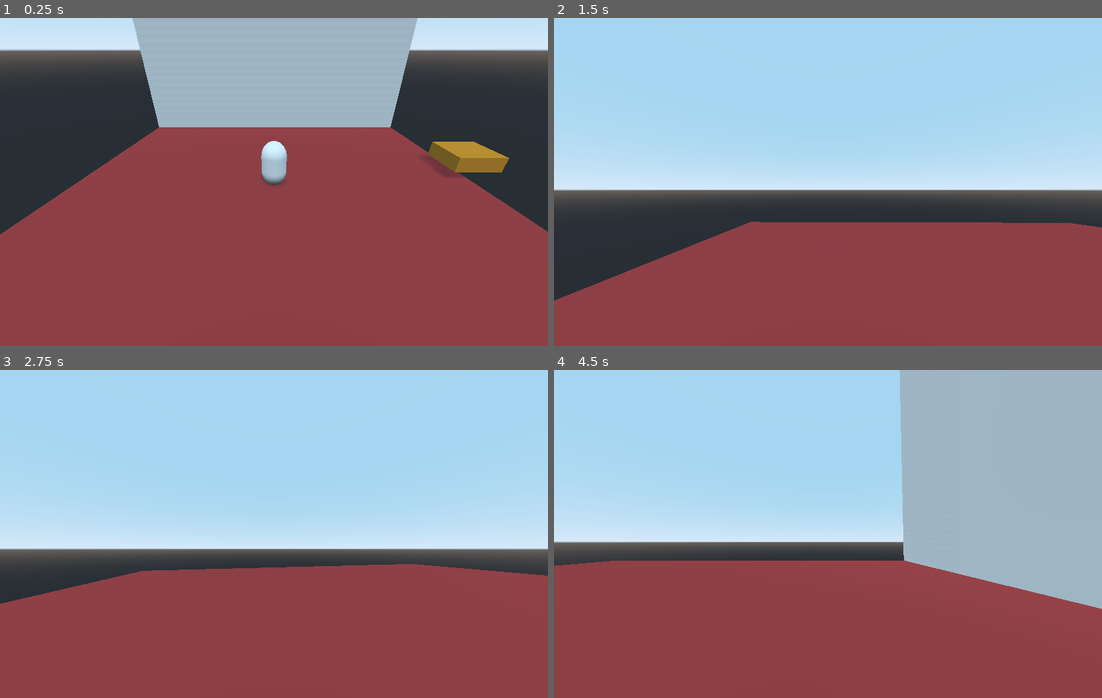
Above: before the commit, frames 1-4 (two rows, left to right).
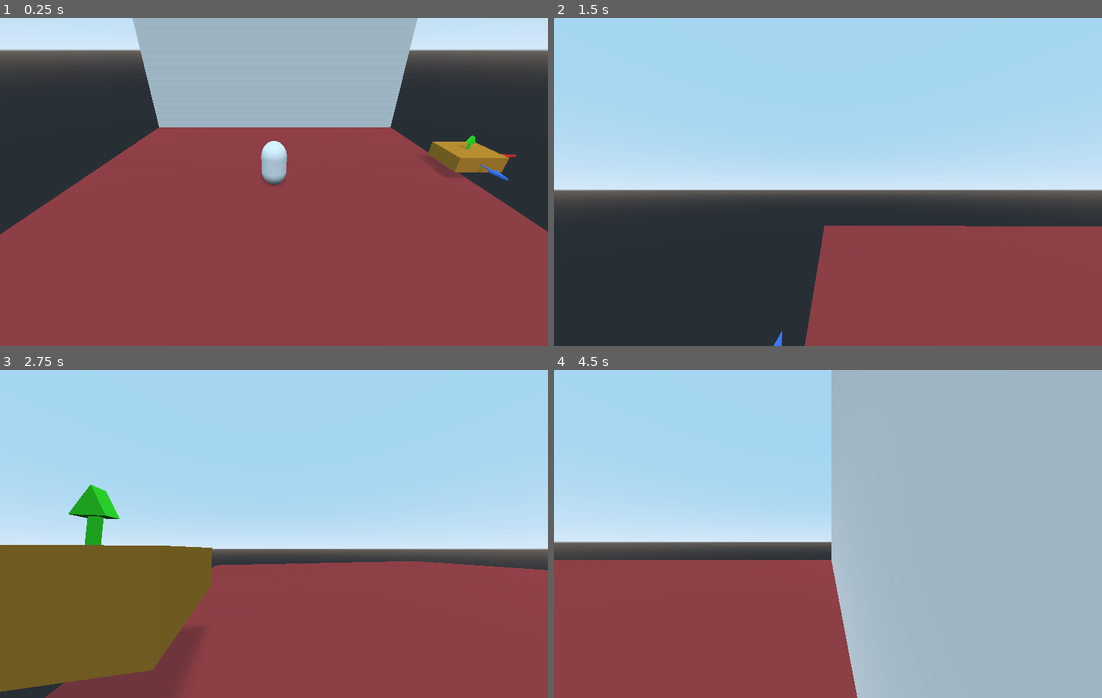
Above: after the commit, the same moments.

Repository: Carbine28/Game-to-Teach-3D-Transformation
Game: Godot game, scene res://main.tscn
Two runs of this game, one before a commit and one after it. Both use one fixed random seed, a clock stepped at 60 frames per second and the inputs below.
Inputs (mouse positions are in pixels of both pictures, inside the frame that each line leads up to):
- Up to frame 1 (0.25 s): no input
- Up to frame 2 (1.5 s): move the mouse to (948, 165) at 0.52 s; hold D (move_right) 0.53-1.28 s; click (948, 165) at 0.6 s; tap Space (jump) at 0.77 s; move the mouse to (718, 198) at 1.27 s; hold S (move_backward) from 1.28 s (still down); tap Tab (switch_camera) at 1.35 s
- Up to frame 3 (2.75 s): tap Space (jump) at 1.52 s; move the mouse to (284, 527) at 2.02 s; release S (move_backward) at 2.03 s; hold W (move_forward) from 2.03 s (still down); click (284, 527) at 2.1 s
- Up to frame 4 (4.5 s): move the mouse to (822, 540) at 2.77 s; tap Tab (switch_camera) at 2.85, 4.35 s; tap Space (jump) at 3.02, 3.77 s; move the mouse to (992, 583) at 3.52 s; release W (move_forward) at 3.53 s; hold A (move_left) from 3.53 s (still down); click (992, 583) at 3.6 s; move the mouse to (663, 484) at 4.27 s

The runs differ from the first frame. In frame 1, 0.1% of the frame differs, in the area x 84-95%, y 35-50%; in frame 2, 14%; in frame 3, 18%; in frame 4, 25%, in the area x 0-100%, y 0-100%.
Error after the commit: Parse Error: Expected block in pattern branch (res://transformable_Objects/object.gd:42)

Commit message:
test branch

Diff:
--- a/Base/GUI/transformableUI/TransformBlock_Modifiable.gd
+++ b/Base/GUI/transformableUI/TransformBlock_Modifiable.gd
@@ -1,11 +1,6 @@
 extends ColorRect
 class_name TransformBlockMod
 
-enum BlockType {
-	TRANSLATE,
-	ROTATE,
-	SCALE
-}
 
 onready var _name = $Padding/vDisplayContainer/blockName
 export var id: int
--- a/Base/GUI/transformableUI/TransformableGUI.gd
+++ b/Base/GUI/transformableUI/TransformableGUI.gd
@@ -33,19 +33,18 @@
 
 func _on_TransformableGUI_visibility_changed():
 	_resetGUI()
-	if selectedObject:
-		selectedObject._gizmo.visible = not selectedObject._gizmo.visible
 
 func _resetGUI():
+	# Remove all block in draw area
 	for child in _drawAreaContainer.get_children():
-		child.queue_free() # Remove all block in draw area
-		#emit_signal("drawArea_Cleared")
-	blockStack.clear()
+		child.queue_free()
+	blockStack.clear() # Clear Stack
+
 	if selectedObject:
 		if visible:
+			selectedObject._gizmo.visible = true
+		else:
 			selectedObject._gizmo.visible = false
-		else:
-			selectedObject._gizmo.visible = true
 
 # Push blocks into stack
 func _on_DrawColumn_child_entered_tree(node):
--- a/Base/World.gd
+++ b/Base/World.gd
@@ -13,6 +13,7 @@
 		if $Level_GUI/TransformableGUI.visible:
 			$Level_GUI/TransformableGUI.visible = false
 		else:
-			get_tree().quit()
+			get_tree().quit() # Exit game
+
 	if Input.is_action_just_pressed("debug_button"):
 		pass
--- a/Base/characters/player/Player.gd
+++ b/Base/characters/player/Player.gd
@@ -6,7 +6,7 @@
 onready var interaction = $Camera/firstPerson/RayCast
 var picked_Object
 
-export var speed = 10
+export var speed = 20
 export var acceleration = 10
 export var jump = 8
 export var gravity = 18.2
@@ -49,10 +49,10 @@
 	_jump(delta) # Check for jump inputs
 	# Finally move player
 
-	velocity = move_and_slide_with_snap(velocity, snap_vector, Vector3.UP, true,1, 0.785398, false)
-
+	velocity = move_and_slide_with_snap(velocity, snap_vector, Vector3.UP, true,1, 0.785398, true)
 func _jump(delta):
 	# Coyote time based jumps
+
 	if is_on_floor():
 		coyoteTimeCounter = coyoteTime
 	else:
--- a/Base/levels/level_default.tscn
+++ b/Base/levels/level_default.tscn
@@ -69,7 +69,6 @@
 [node name="object_Transformable" parent="." instance=ExtResource( 3 )]
 transform = Transform( 3.12765, 0, 0, 0, 1.25409, 0, 0, 0, 3.04029, 15.0984, 1.3905, -2.22206 )
 mode = 3
-speed = 3
 
 [connection signal="camera_toggled" from="." to="Player" method="_on_level_test_camera_toggled"]
 [connection signal="body_entered" from="OutofBoundsFloor" to="." method="_on_OutofBoundsFloor_body_entered"]
--- a/Base/transformable_Objects/object.gd
+++ b/Base/transformable_Objects/object.gd
@@ -1,4 +1,11 @@
 extends RigidBody
+
+enum ObjectState{
+	TRANSLATION,
+	ROTATION,
+	SCALE,
+	PASSIVE
+}
 
 onready var _gizmo = $gizmo
 # Position Variables
@@ -6,9 +13,12 @@
 export var currentPosition = Vector3.ZERO
 export var nextPosition = Vector3.ZERO
 # Object Movement Variables
-export var speed = 2
+export var translationSpeed = 2
+export var rotationalSpeed = 2
+var objectState
+
 var direction
-var old_parent
+
 
 func _ready():
 	_gizmo.visible = false
@@ -17,11 +27,21 @@
 	nextPosition = currentPosition
 	add_to_group("TRANSFORMABLE")
 	mode = MODE_KINEMATIC
+	objectState = ObjectState.PASSIVE
 
 func _physics_process(delta):
-	if (currentPosition - nextPosition).length() > 0.1:
-		direction = (nextPosition - currentPosition).normalized()
-		global_translation += (direction)  * delta * speed
+	match objectState:
+		ObjectState.TRANSLATION:
+			if (currentPosition - nextPosition).length() > 0.1:
+				direction = (nextPosition - currentPosition).normalized()
+				global_translation += (direction)  * delta * translationSpeed
+			else:
+				objectState = ObjectState.PASSIVE
+		ObjectState.ROTATION:
+
+		ObjectState.PASSIVE:
+			pass
+
 
 
 # warning-ignore:unused_argument
@@ -31,16 +51,5 @@
 func moveObject(vPosition: Vector3):
 	nextPosition = currentPosition + vPosition
 
-
-#func _on_Area_body_entered(body):
-#	if body.is_in_group("Player"):
-#		old_parent = body.get_parent()
-#		old_parent.remove_child(body)
-#		self.add_child(body)
-#
-#
-#func _on_Area_body_exited(body):
-#	if body.is_in_group("Player"):
-#		self.remove_child(body)
-#		old_parent.add_child(body)
-#
+func rotateObject(vPosition: Vector3):
+	pass
